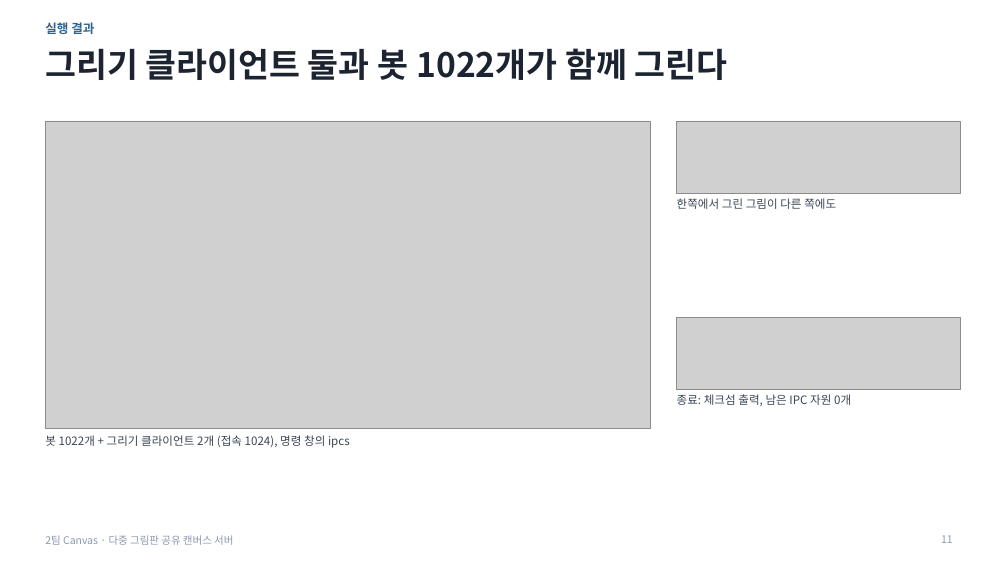
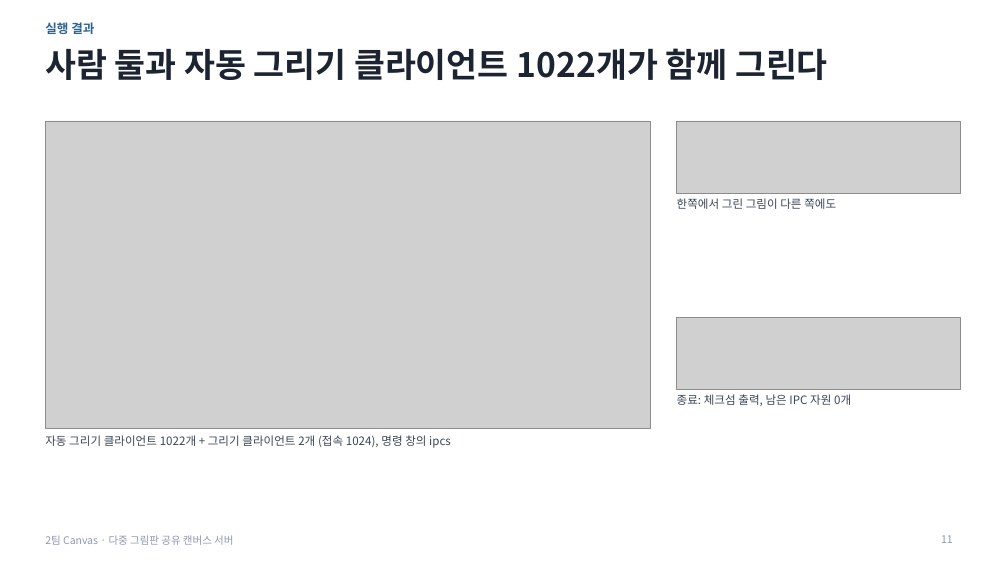
Before and after one commit to unix-ipc-canvas/canvas, a slide deck: slide 11 of docs/submission/발표자료.pptx. Drawn at 1008x567 pixels with LibreOffice and Linux fonts; fonts in the diff are those of the drawing; grey boxes stand for pictures. Boxes give left, top, right and bottom in pixels: in the first picture for what was removed or moved away, otherwise in the second. Text is boxed around its words. In the diff, an @@ line names an element or a change of style, - is before the commit and + after.

Commit message:
docs: 제출물 전체 검토 반영 — 최종보고서·발표자료·대본 다시 만들기
자동 그리기 클라이언트로 이름을 바꾸고, 작업 표현을 정리한 내용을 최종보고서·발표자료·대본에 반영. 검토에서 찾은 어긋남을 고침: 측정 환경의 메모리(약 15GiB)·커널(1단계 보강은 7.0.0-44) 표기, 대본의 투입 시간(153시간, 보고서·발표자료와 같게 작업 기록에서 계산), 2단계 측정 조건 문장의 범위, 실행 결과 슬라이드 제목. AI 활용 기록과 대화 기록에 이번 요청을 덧붙임. Refs #93

```diff
--- a/docs/submission/발표자료.pptx
+++ b/docs/submission/발표자료.pptx
@@ title at (45,48,828,80): text changed @@
-그리기 클라이언트 둘과 봇 1022개가 함께 그린다
+사람 둘과 자동 그리기 클라이언트 1022개가 함께 그린다
@@ text at (45,435,451,448): text changed @@
-봇 1022개 + 그리기 클라이언트 2개 (접속 1024), 명령 창의 ipcs
+자동 그리기 클라이언트 1022개 + 그리기 클라이언트 2개 (접속 1024), 명령 창의 ipcs
```
Also in this commit, not shown: 6 other slides changed, 4 other files.
